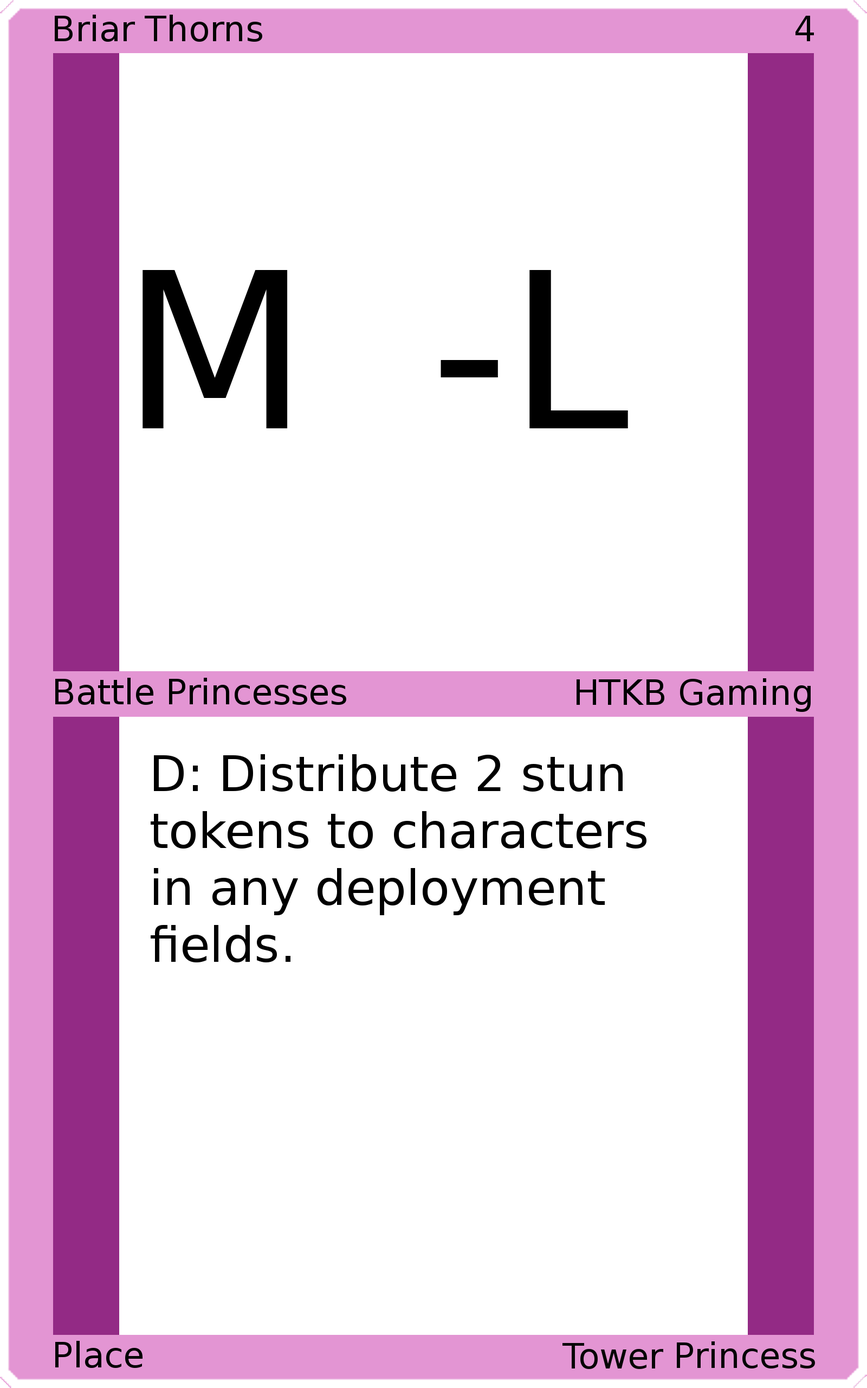
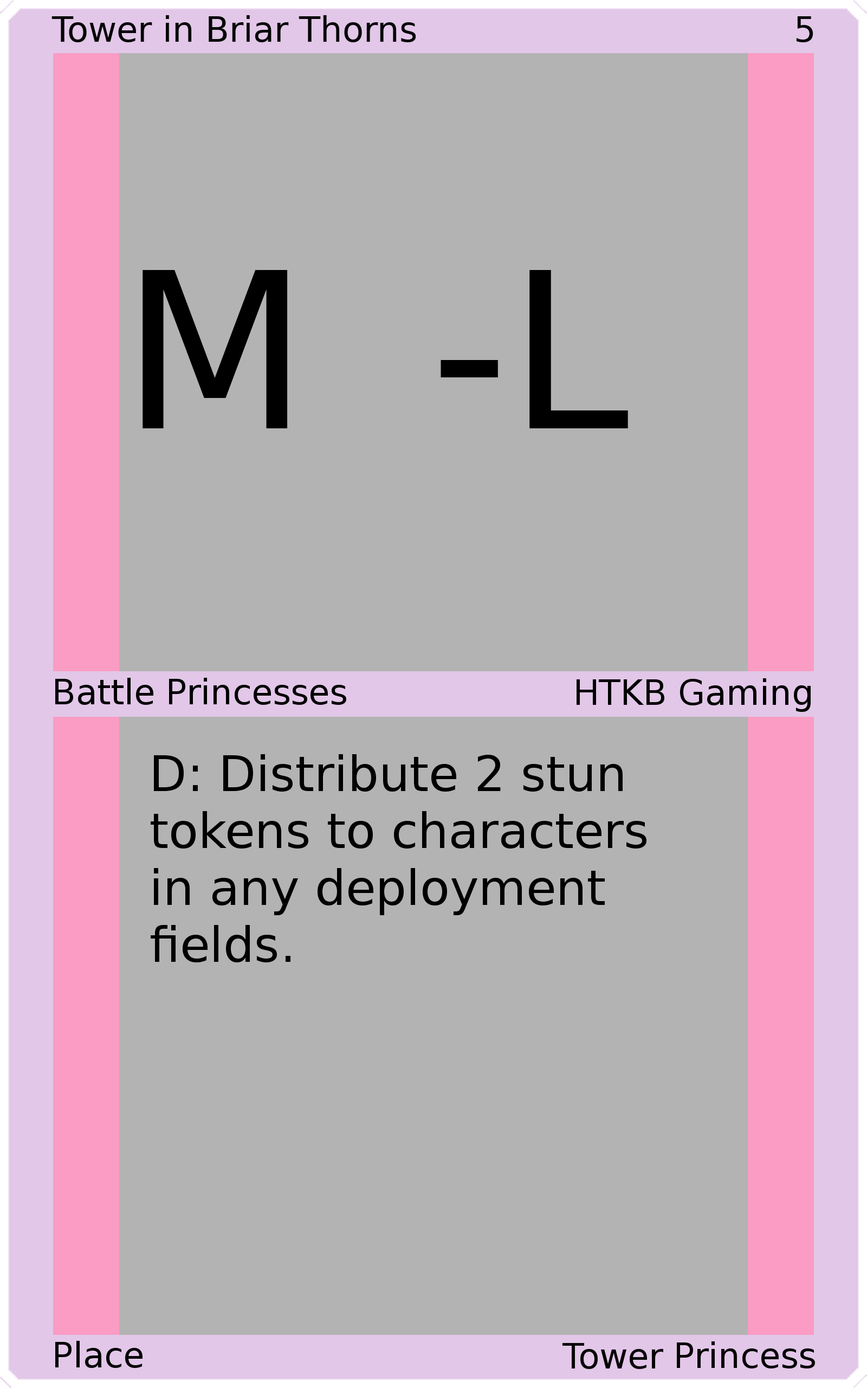
Layer changes from the first (867, 1388) image to the second:
painted on "Upper Left" over <box>51,14,417,43</box>
painted on "Upper Right" over <box>795,15,815,43</box>
painted on "Border" over <box>0,0,867,1388</box>
painted on "Top Background" over <box>119,52,748,673</box>
painted on "Bottom Background" over <box>119,715,748,1336</box>
painted on "Background" over <box>35,35,832,1352</box>
